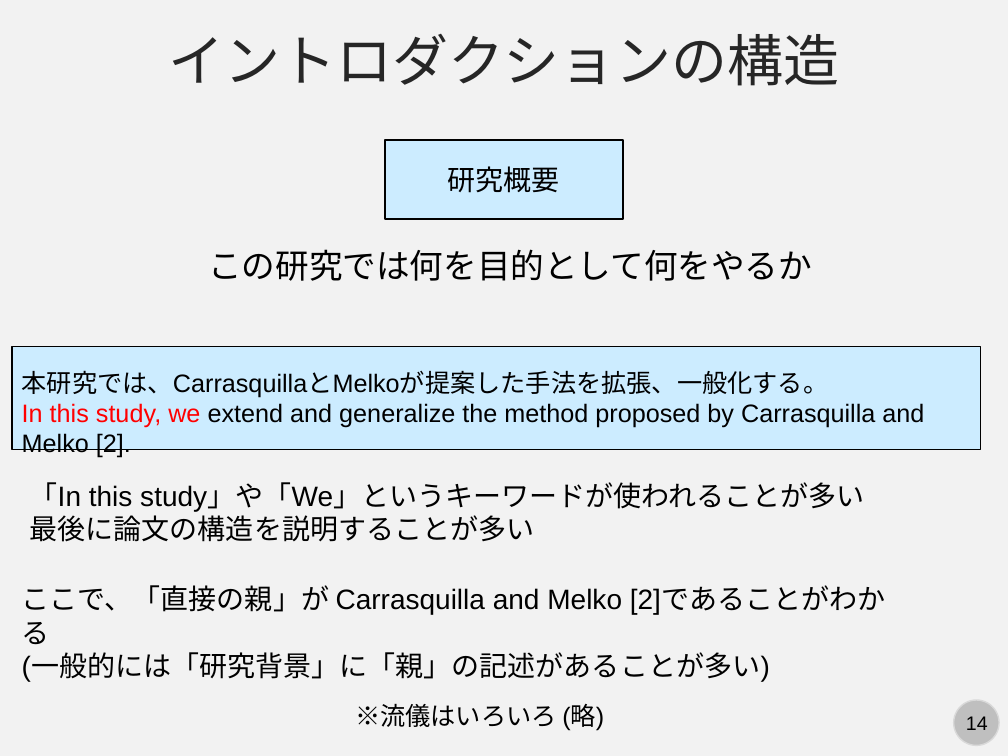
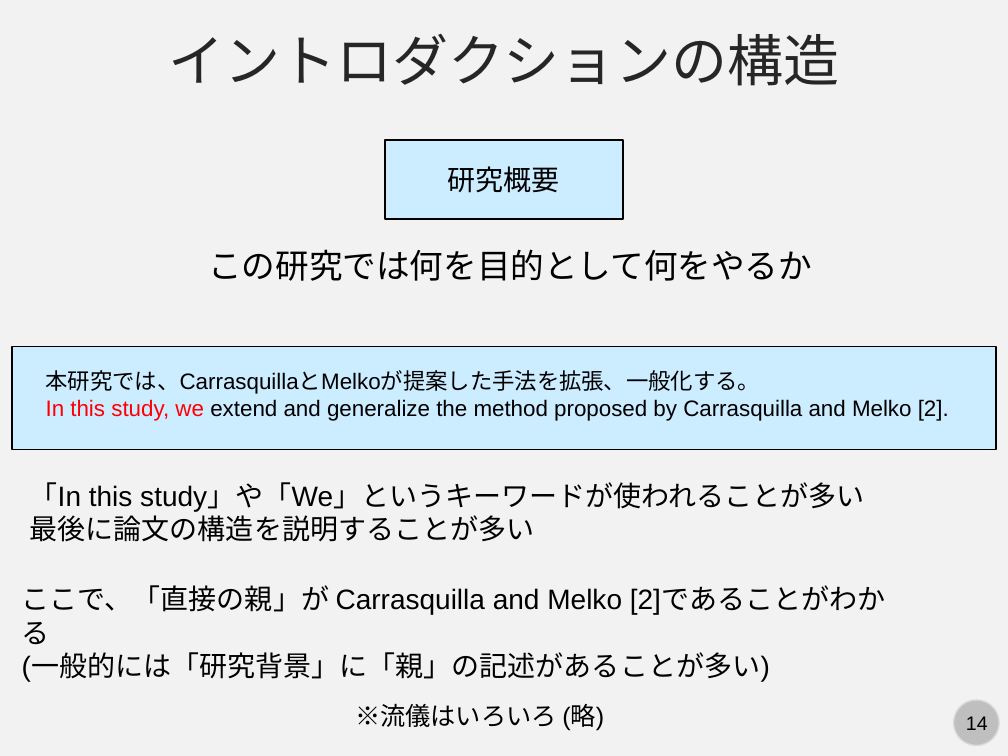
Before and after one commit to kaityo256/lab_startup, a slide deck: slide 14 of howtoreview/howtosurvey.pptx. Drawn at 1008x756 pixels with LibreOffice and Linux fonts; fonts in the diff are those of the drawing. Boxes give left, top, right and bottom in pixels: in the first picture for what was removed or moved away, otherwise in the second. Text is boxed around its words. In the diff, an @@ line names an element or a change of style, - is before the commit and + after.

```diff
--- a/howtoreview/howtosurvey.pptx
+++ b/howtoreview/howtosurvey.pptx
@@ rectangle: place and size @@
-rectangle at box(12, 347, 981, 450)
+rectangle at box(12, 347, 996, 450)
@@ text "本研究では、CarrasquillaとMelkoが提案した手法を拡張、一般化する。": place and size @@
-text "本研究では、CarrasquillaとMelkoが提案した手法を拡張、一般化する。" at box(22, 370, 924, 428)
+text "本研究では、CarrasquillaとMelkoが提案した手法を拡張、一般化する。" at box(46, 370, 949, 421)
@@ text "本研究では、CarrasquillaとMelkoが提案した手法を拡張、一般化する。" at box(46, 370, 949, 421): size 18 to 16 pt @@
```
Also in this commit, not shown: 3 other slides changed, 1 other file.
